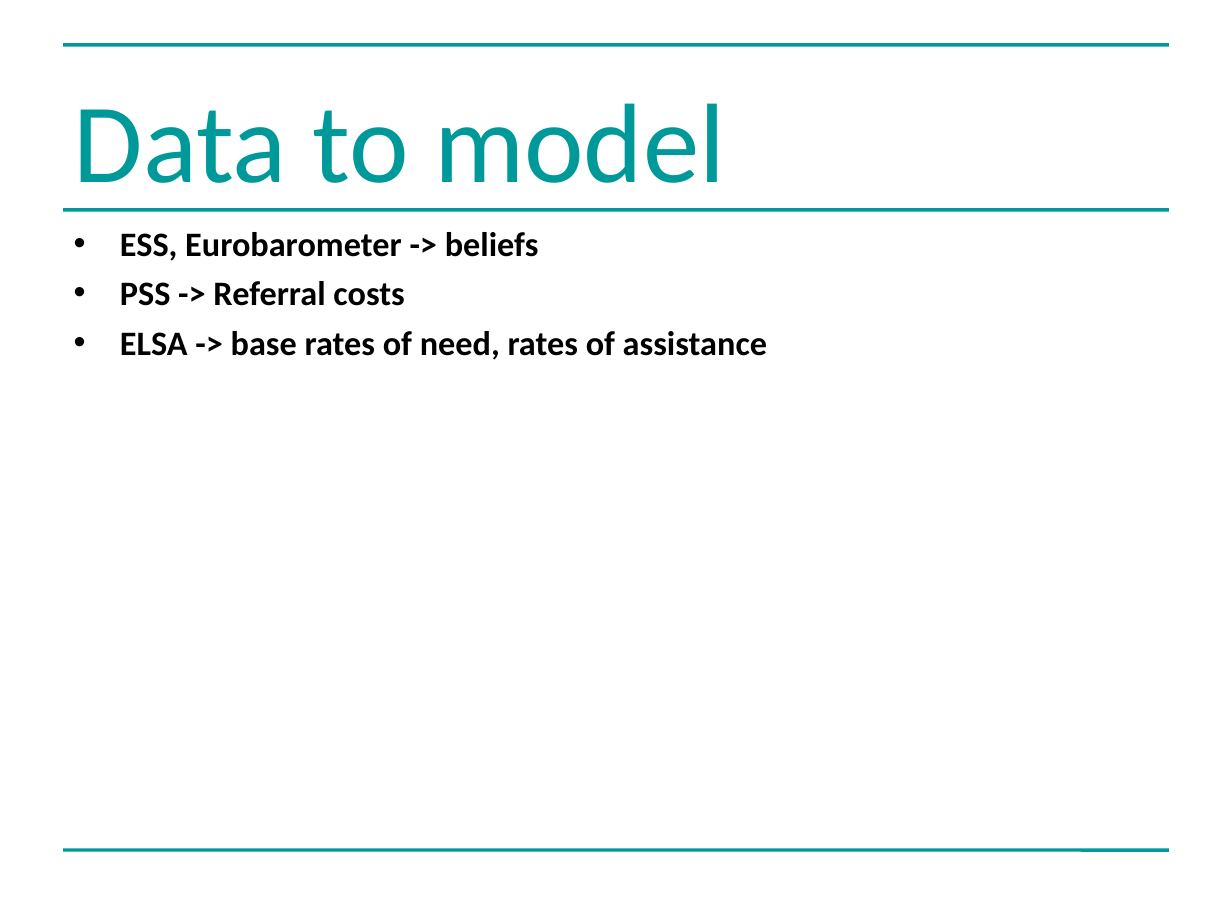
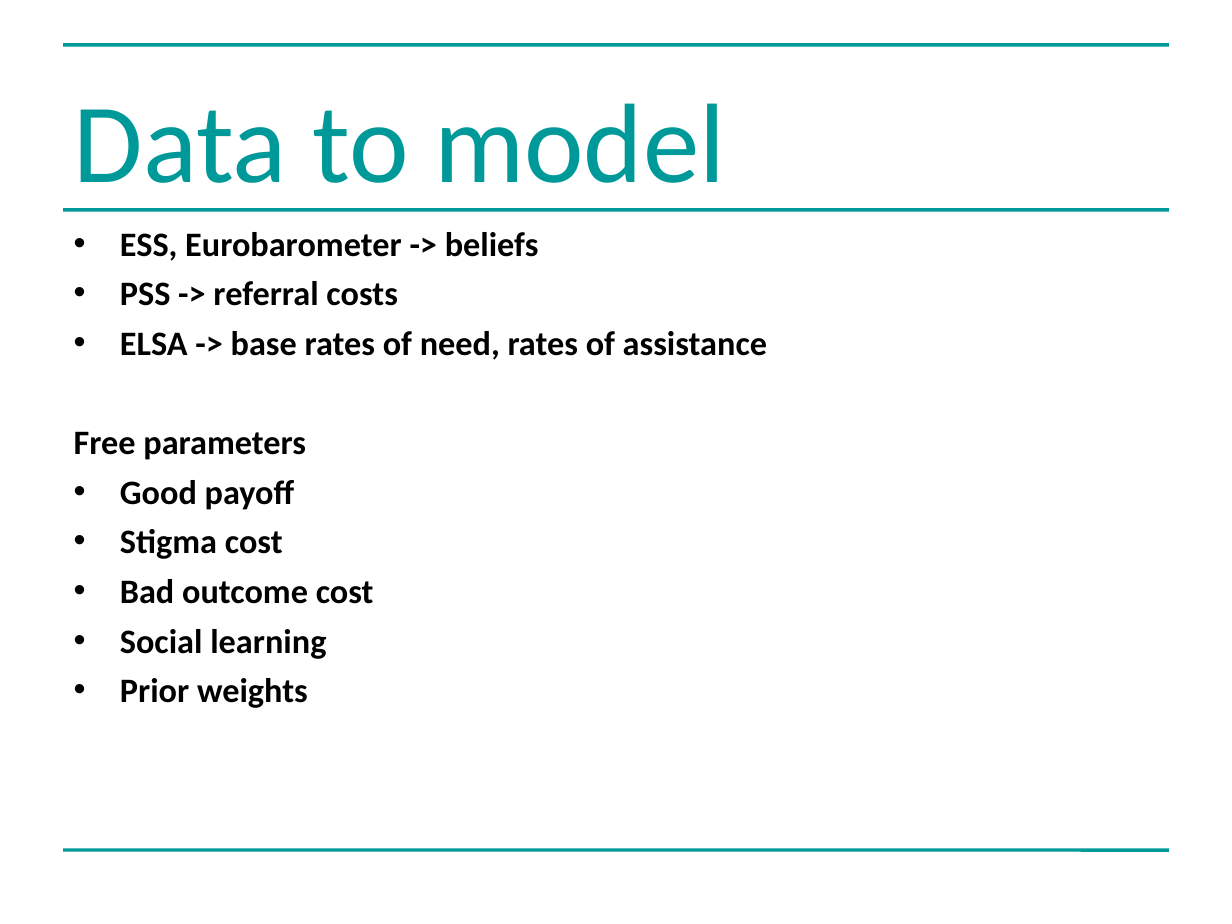
Before and after one commit to greenape/bsps2015, a slide deck: slide 8 of presentation/risky_aging_bsps.ppt. Drawn at 1232x924 pixels with LibreOffice and Linux fonts; fonts in the diff are those of the drawing. Boxes give left, top, right and bottom in pixels: in the first picture for what was removed or moved away, otherwise in the second. Text is boxed around its words. In the diff, an @@ line names an element or a change of style, - is before the commit and + after.

```diff
--- a/presentation/risky_aging_bsps.ppt
+++ b/presentation/risky_aging_bsps.ppt
@@ text at [120,281,397,306]: text changed @@
-• PSS -> Referral costs
+• PSS -> referral costs
@@ text at [74,431,374,708]: paragraphs added @@
+Free parameters
+• Good payoff
+• Stigma cost
+• Bad outcome cost
+• Social learning
+• Prior weights
```
Also in this commit, not shown: 2 other slides changed.
